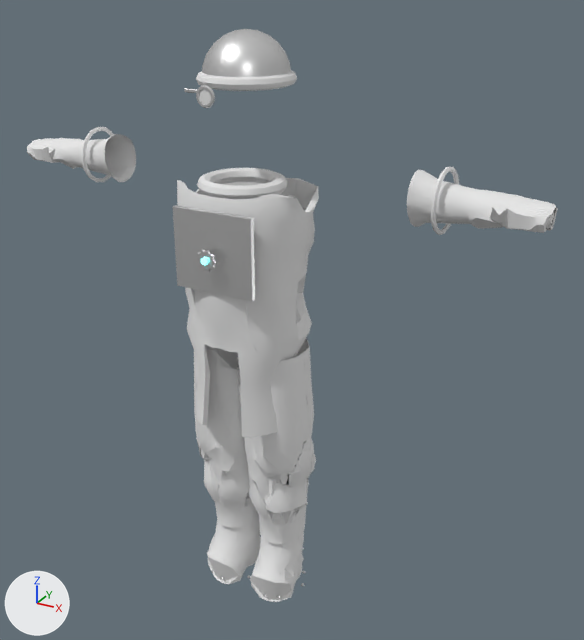
The glTF model assets/characters/gear_bridgewright_brawler.glb as it was, and as the next commit left it.
Rendered twice from a 50 mm lens placed at (1.248, -1.969, 2.03), pointed at (0.103, 0.113, 0.989). The axes (+X, +Y, +Z) are drawn at lower left. The lights are the same throughout. The picture after the commit comes second. Vertices at exactly the same position are counted once.

Script lines for the objects in view, before the commit:
```python
ob_bw_body = bpy.data.objects.new('bw_body', me_bw_body)
ob_bw_body.location = (0.0, 0.0, 0.0)
ob_bw_feet = bpy.data.objects.new('bw_feet', me_bw_feet)
ob_bw_feet.location = (0.0, 0.0, 0.0)
ob_bw_head = bpy.data.objects.new('bw_head', me_bw_head)
ob_bw_head.location = (0.0, 0.0, 0.0)
ob_bw_legs = bpy.data.objects.new('bw_legs', me_bw_legs)
ob_bw_legs.location = (0.0, 0.0, 0.0)
# also in view: 'bw_hands' at (0.0, 0.068, 1.456)
```
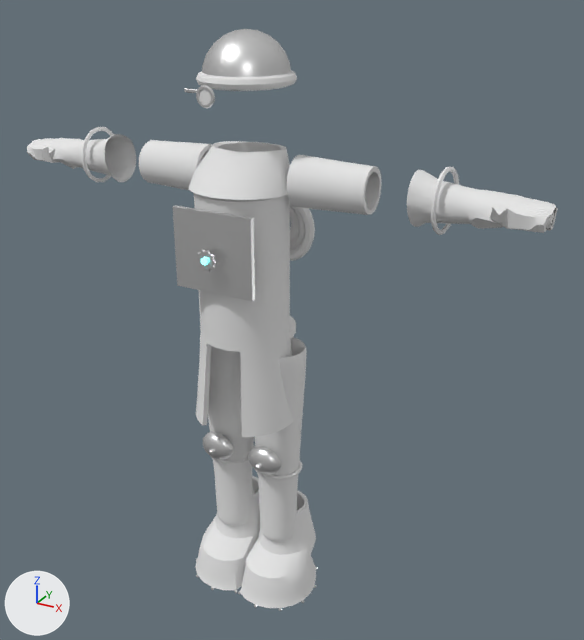
Boxes (x1, y1, x2, y2) around the edits, measured in the pictures (584 x 640 px; the box of a moved part takes in the faces that stretch with it):
'bw_body', reshaped (66% wider, 10% taller): before (173, 168, 319, 437); after (139, 140, 382, 437)
'bw_legs', reshaped: before (194, 338, 316, 544); after (200, 316, 307, 542)
'bw_feet', reshaped: before (207, 519, 305, 602); after (195, 476, 317, 611)
part 1 of me_bw_body, added: after (287, 155, 382, 215)
part 2 of me_bw_body, added: after (139, 140, 212, 190)
part 3 of me_bw_body, moved or reshaped: before (177, 178, 319, 383); after (189, 141, 292, 383)
part 4 of me_bw_legs, rebuilt: before (237, 338, 316, 544); after (254, 337, 307, 542)
part 5 of me_bw_legs, rebuilt (17% narrower): before (194, 347, 259, 528); after (200, 335, 254, 526)
part 6 of me_bw_legs, added: after (248, 446, 281, 475)
part 7 of me_bw_legs, added: after (203, 432, 233, 460)
part 8 of me_bw_legs, added: after (255, 460, 302, 480)
part 9 of me_bw_legs, added: after (211, 445, 255, 465)
part 10 of me_bw_feet, moved or reshaped: before (207, 519, 304, 602); after (195, 476, 316, 608)

What the commit changed:
me_bw_body is used by ob_bw_body; location (0.0, 0.0, 0.0).
me_bw_body had 1532 vertices, 3056 faces and spanned x -0.206..0.206, y -0.168..0.255, z 0.688..1.467.
me_bw_body now has 1928 vertices, 3904 faces and spans x -0.384..0.384, y -0.168..0.255, z 0.688..1.552.
me_bw_body part 1: a new loose piece of 128 vertices spanning x 0.15..0.384, y -0.012..0.139, z 1.382..1.534, in mat_dye_coat__shown (white #e7e7e7).
me_bw_body part 2: a new loose piece of 128 vertices spanning x -0.384..-0.15, y -0.012..0.139, z 1.382..1.534, in mat_dye_coat__shown (white #e7e7e7).
me_bw_body part 3: 392 vertices moved from x -0.205..0.205, y -0.167..0.188, z 0.946..1.455 to x -0.14..0.14, y -0.144..0.136, z 0.969..1.43; 56 vertices removed from x -0.206..0.206, y -0.147..0.188, z 0.971..1.455; 196 vertices added at x -0.156..0.156, y -0.156..0.151, z 0.97..1.552.
me_bw_legs is used by ob_bw_legs; location (0.0, 0.0, 0.0).
me_bw_legs had 3856 vertices, 7712 faces and spanned x -0.215..0.215, y -0.095..0.18, z 0.184..0.99.
me_bw_legs now has 4186 vertices, 8320 faces and spans x -0.187..0.187, y -0.098..0.18, z 0.202..0.99.
me_bw_legs part 4: the loose piece of 1760 vertices spanning x -0.025..0.215, y -0.095..0.166, z 0.184..0.933 is rebuilt with 1760 vertices and now spans x 0.004..0.187, y -0.052..0.124, z 0.202..0.927.
me_bw_legs part 5: the loose piece of 1760 vertices spanning x -0.215..0.025, y -0.095..0.166, z 0.184..0.933 is rebuilt with 1760 vertices and now spans x -0.187..-0.004, y -0.052..0.124, z 0.202..0.927.
me_bw_legs part 6: a new loose piece of 121 vertices spanning x 0.031..0.151, y -0.083..-0.048, z 0.5..0.6, in mat_iron__shown (white #e7e7e7).
me_bw_legs part 7: a new loose piece of 121 vertices spanning x -0.151..-0.031, y -0.083..-0.048, z 0.5..0.6, in mat_iron__shown (white #e7e7e7).
me_bw_legs part 8: a new loose piece of 100 vertices spanning x 0.006..0.176, y -0.043..0.115, z 0.474..0.487, in mat_dye_accent__shown (white #e7e7e7).
me_bw_legs part 9: a new loose piece of 100 vertices spanning x -0.176..-0.006, y -0.043..0.115, z 0.474..0.487, in mat_dye_accent__shown (white #e7e7e7).
Other edits to the shape of me_bw_legs do not show in these pictures.
me_bw_legs gains material mat_iron__shown (white #e7e7e7).
me_bw_legs gains material mat_dye_trim__shown (white #e7e7e7).
me_bw_feet is used by ob_bw_feet; location (0.0, 0.0, 0.0).
me_bw_feet had 1200 vertices, 2320 faces and spanned x -0.189..0.189, y -0.08..0.222, z -0.028..0.3.
me_bw_feet now has 1200 vertices, 2320 faces and spans x -0.231..0.231, y -0.131..0.209, z -0.008..0.3.
me_bw_feet part 10: 798 of 1200 vertices moved; they spanned x -0.179..0.179, y -0.08..0.159, z -0.028..0.3 and now span x -0.231..0.231, y -0.125..0.203, z 0.0..0.3; mean shift (0.0, 0.0, 0.001); largest move (0.116, -0.001, 0.09) -> (0.197, -0.018, 0.11).
Other edits to the shape of me_bw_feet do not show in these pictures.
